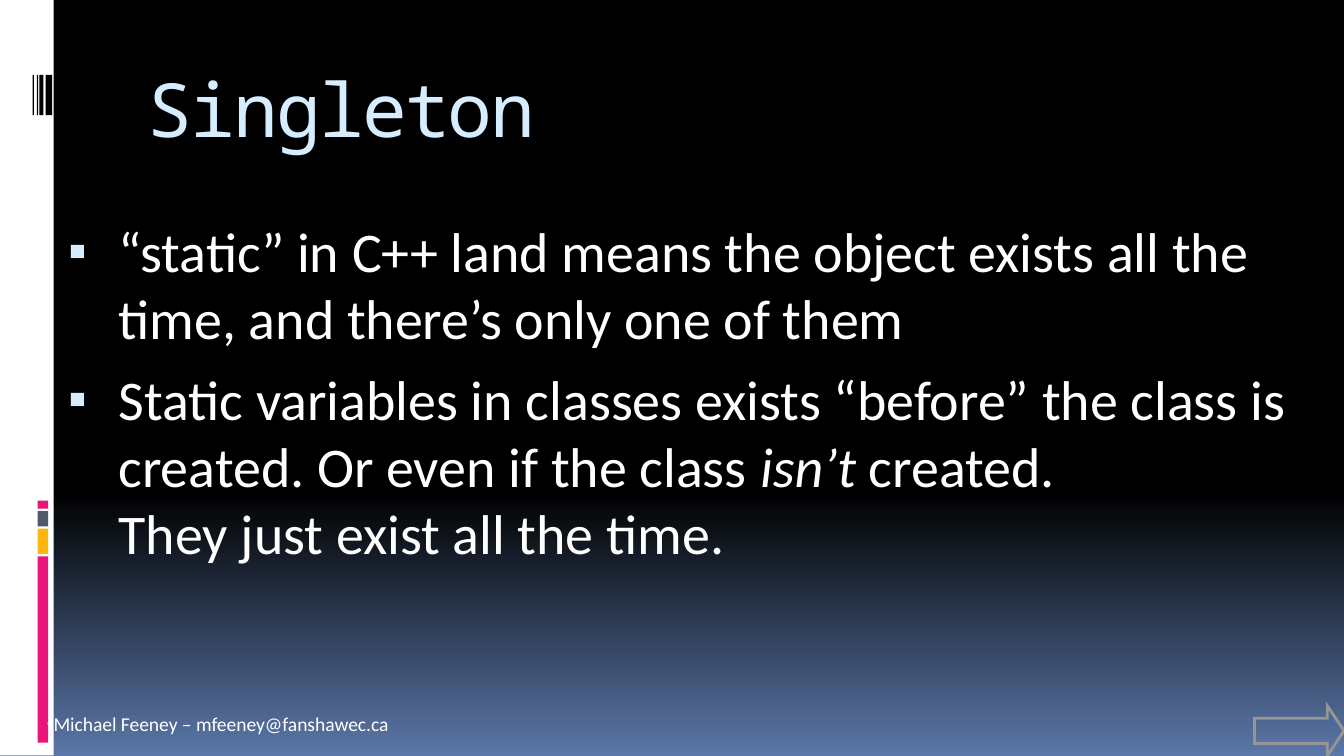
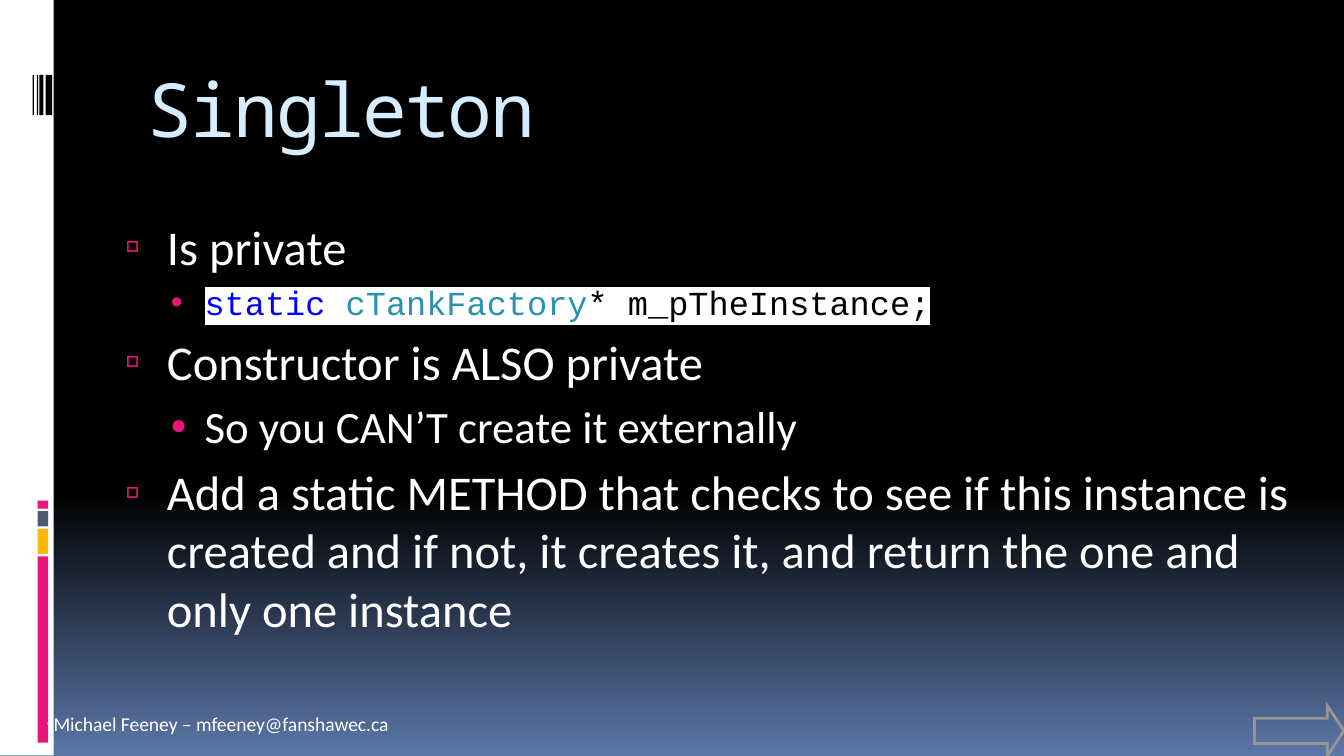
Before and after one commit to FeeneyCodes/GDP202425, a slide deck: slide 7 of 6044_FramPat/D2D/INFO_6044_Patterns (live document).pptx. Drawn at 1344x756 pixels with LibreOffice and Linux fonts; fonts in the diff are those of the drawing. Boxes give left, top, right and bottom in pixels: in the first picture for what was removed or moved away, otherwise in the second. Text is boxed around its words. In the diff, an @@ line names an element or a change of style, - is before the commit and + after.

Commit message:
End of class

```diff
--- a/6044_FramPat/D2D/INFO_6044_Patterns (live document).pptx
+++ b/6044_FramPat/D2D/INFO_6044_Patterns (live document).pptx
@@ text at (x1=167, y1=231, x2=1288, y2=635): text changed; size 30 to 26 pt @@
-▪ “static” in C++ land means the object exists all the time, and there’s only one of them
-▪ Static variables in classes exists “before” the class is created. Or even if the class isn’t created.
-  They just exist all the time.
+  ▫ Is private
+    • static cTankFactory* m_pTheInstance;
+  ▫ Constructor is ALSO private
+    • So you CAN’T create it externally
+  ▫ Add a static METHOD that checks to see if this instance is created and if not, it creates it, and return the one and only one instance
```
Also in this commit, not shown: 2 other slides changed, 4 slides added, 20 other files.
